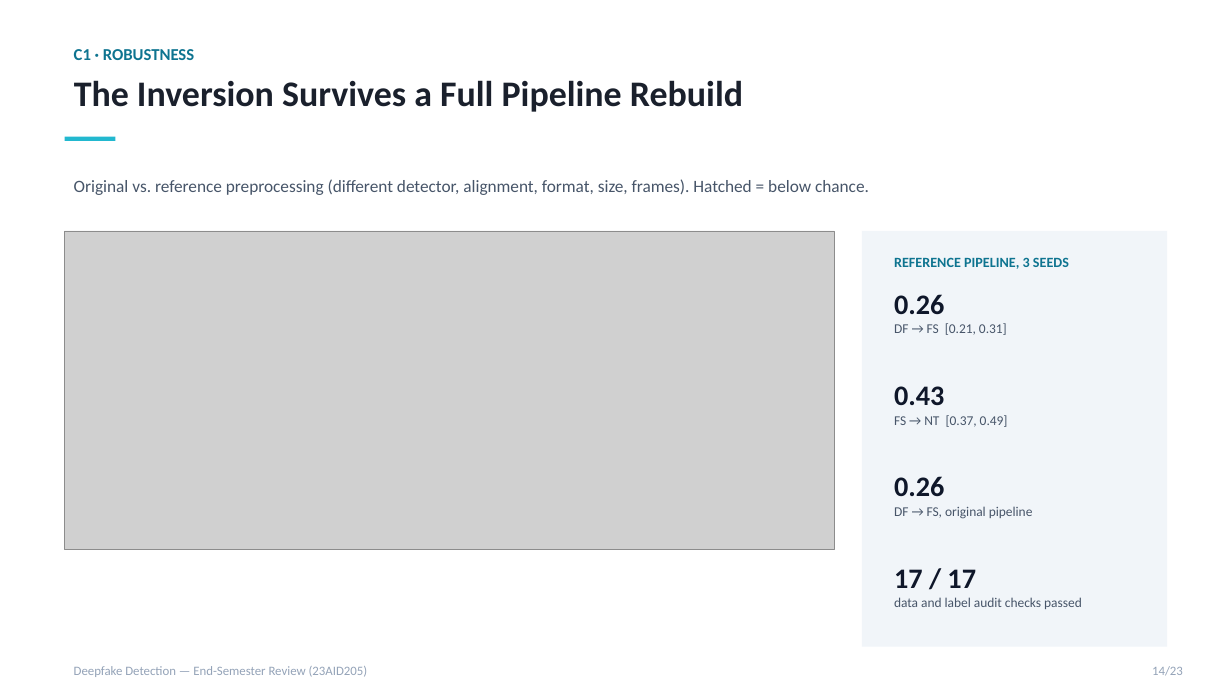
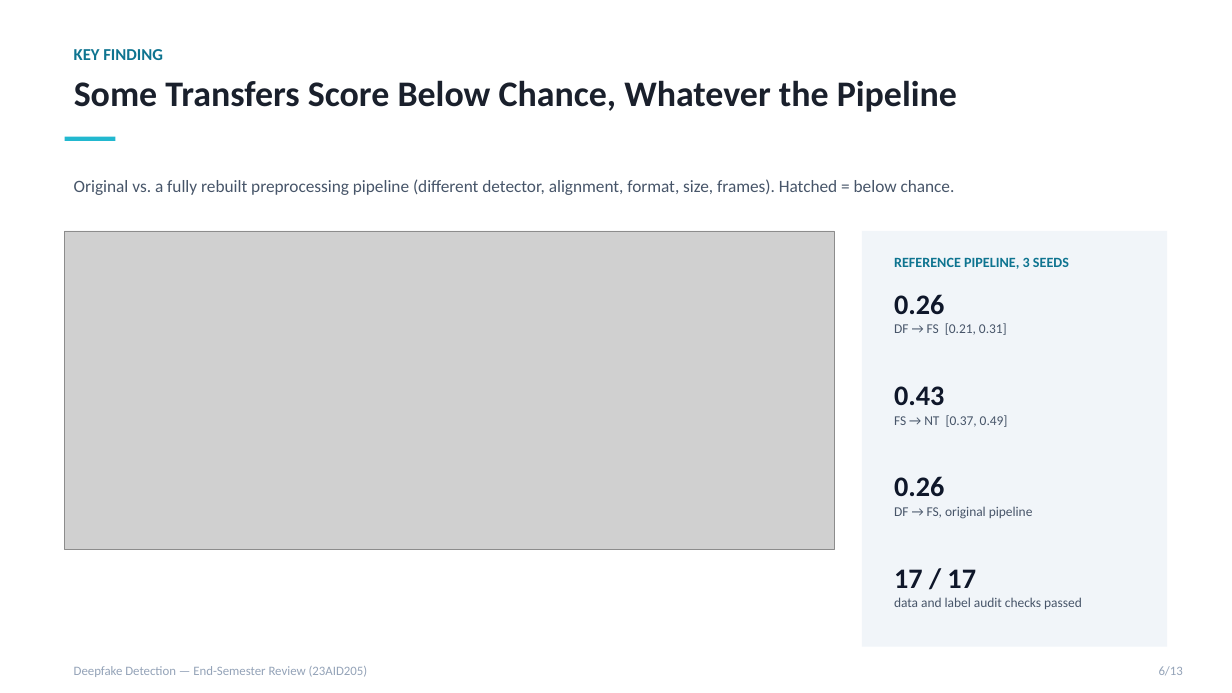
Before and after one commit to DUNE-ODYSSEY/deepfake-detection, a slide deck: slide 6 of docs/end_review_presentation.pptx (slide 14 before the commit). Drawn at 1232x693 pixels with LibreOffice and Linux fonts; fonts in the diff are those of the drawing; grey boxes stand for pictures. Boxes give left, top, right and bottom in pixels: in the first picture for what was removed or moved away, otherwise in the second. Text is boxed around its words. In the diff, an @@ line names an element or a change of style, - is before the commit and + after.

```diff
--- a/docs/end_review_presentation.pptx
+++ b/docs/end_review_presentation.pptx
@@ text at [74, 49, 163, 60]: text changed @@
-C1 · ROBUSTNESS
+KEY FINDING
@@ text at [74, 80, 957, 112]: text changed @@
-The Inversion Survives a Full Pipeline Rebuild
+Some Transfers Score Below Chance, Whatever the Pipeline
@@ text at [74, 179, 955, 195]: text changed @@
-Original vs. reference preprocessing (different detector, alignment, format, size, frames). Hatched = below chance.
+Original vs. a fully rebuilt preprocessing pipeline (different detector, alignment, format, size, frames). Hatched = below chance.
@@ text at [1159, 666, 1183, 675]: text changed @@
-14/23
+6/13
```
Also in this commit, not shown: 10 other slides changed, 1 slide added, 11 slides removed.
